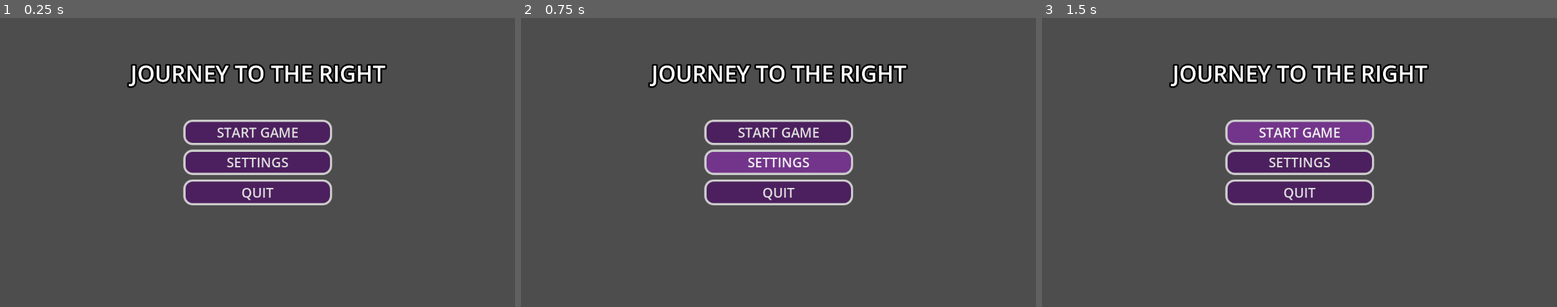
Above: before the commit, frames 1-3 (left to right).
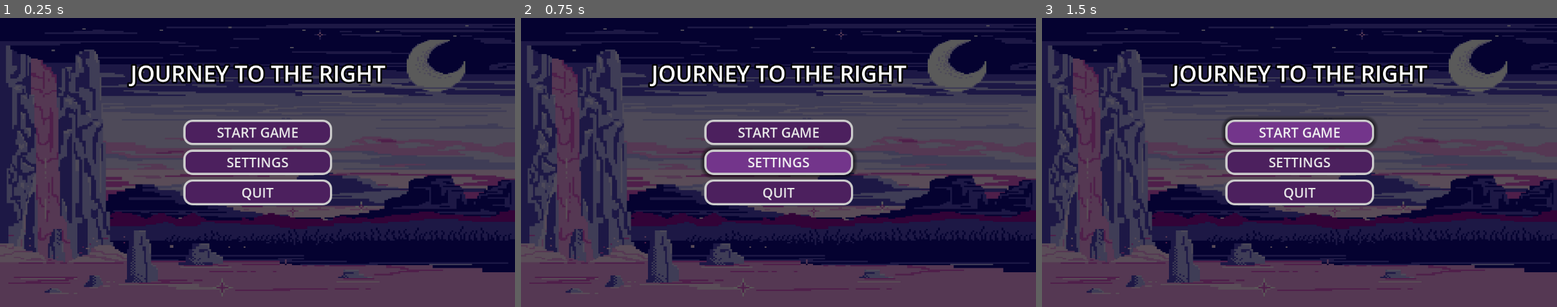
Above: after the commit, the same moments.

Repository: Sh4y-Cormac/MINI-IT-PROJECT-2-10
Game: Godot game, scene res://GUI Stuff/StartMenu.tscn
Two runs of this game, one before a commit and one after it. Both use one fixed random seed, a clock stepped at 60 frames per second and the inputs below. Before the commit the project starts from res://GUI Stuff/start menu.tscn.
Inputs:
- Up to frame 1 (0.25 s): no input
- Up to frame 2 (0.75 s): click "SETTINGS" at 0.5 s
- Up to frame 3 (1.5 s): click "START GAME" at 1.25 s

The runs differ from the first frame. In frame 1, 46% of the frame differs, in the area x 0-100%, y 0-96%; in frame 2, 46%; in frame 3, 46%.

Commit message:
Improved Start Screen

Diff:
--- /dev/null
+++ b/GUI Stuff/StartMenu.tscn
@@ -0,0 +1,135 @@
+[gd_scene load_steps=7 format=3 uid="uid://u7yluuk8jor6"]
+
+[ext_resource type="Texture2D" uid="uid://cvc446vm5vbqe" path="res://Assets/NotOfficialMainMenu.jpg" id="1_hif8q"]
+
+[sub_resource type="StyleBoxTexture" id="StyleBoxTexture_aeyej"]
+texture = ExtResource("1_hif8q")
+modulate_color = Color(0.355314, 0.355314, 0.355314, 1)
+
+[sub_resource type="StyleBoxEmpty" id="StyleBoxEmpty_jp6q8"]
+
+[sub_resource type="StyleBoxFlat" id="StyleBoxFlat_hif8q"]
+bg_color = Color(0.449249, 0.207784, 0.54507, 1)
+border_width_left = 5
+border_width_top = 5
+border_width_right = 5
+border_width_bottom = 5
+corner_radius_top_left = 20
+corner_radius_top_right = 20
+corner_radius_bottom_right = 20
+corner_radius_bottom_left = 20
+shadow_size = 10
+
+[sub_resource type="StyleBoxFlat" id="StyleBoxFlat_aeyej"]
+bg_color = Color(0.63985, 0.347404, 0.759364, 1)
+border_width_left = 5
+border_width_top = 5
+border_width_right = 5
+border_width_bottom = 5
+corner_radius_top_left = 20
+corner_radius_top_right = 20
+corner_radius_bottom_right = 20
+corner_radius_bottom_left = 20
+shadow_size = 15
+
+[sub_resource type="StyleBoxFlat" id="StyleBoxFlat_8s7a6"]
+bg_color = Color(0.298814, 0.125487, 0.367187, 1)
+border_width_left = 5
+border_width_top = 5
+border_width_right = 5
+border_width_bottom = 5
+corner_radius_top_left = 20
+corner_radius_top_right = 20
+corner_radius_bottom_right = 20
+corner_radius_bottom_left = 20
+
+[node name="StartMenu" type="Control"]
+layout_mode = 3
+anchors_preset = 15
+anchor_right = 1.0
+anchor_bottom = 1.0
+grow_horizontal = 2
+grow_vertical = 2
+
+[node name="Panel" type="Panel" parent="."]
+layout_mode = 1
+anchors_preset = 15
+anchor_right = 1.0
+anchor_bottom = 1.0
+grow_horizontal = 2
+grow_vertical = 2
+theme_override_styles/panel = SubResource("StyleBoxTexture_aeyej")
+
+[node name="VBoxContainer" type="VBoxContainer" parent="."]
+layout_mode = 1
+anchors_preset = 8
+anchor_left = 0.5
+anchor_top = 0.5
+anchor_right = 0.5
+anchor_bottom = 0.5
+offset_left = -166.5
+offset_top = -96.0
+offset_right = 166.5
+offset_bottom = 96.0
+grow_horizontal = 2
+grow_vertical = 2
+theme_override_constants/separation = 10
+
+[node name="Button" type="Button" parent="VBoxContainer"]
+layout_mode = 2
+size_flags_vertical = 3
+theme_override_colors/font_hover_pressed_color = Color(0.912289, 0.912289, 0.912289, 1)
+theme_override_colors/font_color = Color(0.912289, 0.912289, 0.912289, 1)
+theme_override_colors/font_focus_color = Color(0.912289, 0.912289, 0.912289, 1)
+theme_override_colors/font_pressed_color = Color(0.912289, 0.912289, 0.912289, 1)
+theme_override_font_sizes/font_size = 30
+theme_override_styles/focus = SubResource("StyleBoxEmpty_jp6q8")
+theme_override_styles/hover = SubResource("StyleBoxFlat_hif8q")
+theme_override_styles/pressed = SubResource("StyleBoxFlat_aeyej")
+theme_override_styles/normal = SubResource("StyleBoxFlat_8s7a6")
+text = "START GAME"
+
+[node name="Button2" type="Button" parent="VBoxContainer"]
+texture_filter = 1
+layout_mode = 2
+size_flags_vertical = 3
+theme_override_colors/font_hover_pressed_color = Color(0.912289, 0.912289, 0.912289, 1)
+theme_override_colors/font_color = Color(0.912289, 0.912289, 0.912289, 1)
+theme_override_colors/font_focus_color = Color(0.912289, 0.912289, 0.912289, 1)
+theme_override_colors/font_pressed_color = Color(0.912289, 0.912289, 0.912289, 1)
+theme_override_font_sizes/font_size = 30
+theme_override_styles/focus = SubResource("StyleBoxEmpty_jp6q8")
+theme_override_styles/hover = SubResource("StyleBoxFlat_hif8q")
+theme_override_styles/pressed = SubResource("StyleBoxFlat_aeyej")
+theme_override_styles/normal = SubResource("StyleBoxFlat_8s7a6")
+text = "SETTINGS"
+
+[node name="Button3" type="Button" parent="VBoxContainer"]
+texture_filter = 1
+layout_mode = 2
+size_flags_vertical = 3
+theme_override_colors/font_hover_pressed_color = Color(0.912289, 0.912289, 0.912289, 1)
+theme_override_colors/font_color = Color(0.912289, 0.912289, 0.912289, 1)
+theme_override_colors/font_focus_color = Color(0.912289, 0.912289, 0.912289, 1)
+theme_override_colors/font_pressed_color = Color(0.912289, 0.912289, 0.912289, 1)
+theme_override_font_sizes/font_size = 30
+theme_override_styles/focus = SubResource("StyleBoxEmpty_jp6q8")
+theme_override_styles/hover = SubResource("StyleBoxFlat_hif8q")
+theme_override_styles/pressed = SubResource("StyleBoxFlat_aeyej")
+theme_override_styles/normal = SubResource("StyleBoxFlat_8s7a6")
+text = "QUIT"
+
+[node name="Label" type="Label" parent="."]
+layout_mode = 1
+anchors_preset = 5
+anchor_left = 0.5
+anchor_right = 0.5
+offset_left = -284.0
+offset_top = 89.0
+offset_right = 286.0
+offset_bottom = 158.0
+grow_horizontal = 2
+theme_override_constants/outline_size = 15
+theme_override_constants/shadow_outline_size = 10
+theme_override_font_sizes/font_size = 50
+text = "JOURNEY TO THE RIGHT"
--- a/GUI Stuff/start menu.tscn
+++ /dev/null
@@ -1,106 +0,0 @@
-[gd_scene load_steps=5 format=3 uid="uid://bxoqa7urc8i2t"]
-
-[sub_resource type="StyleBoxEmpty" id="StyleBoxEmpty_rdjfg"]
-
-[sub_resource type="StyleBoxFlat" id="StyleBoxFlat_rdjfg"]
-bg_color = Color(0.449249, 0.207784, 0.54507, 1)
-border_width_left = 5
-border_width_top = 5
-border_width_right = 5
-border_width_bottom = 5
-corner_radius_top_left = 20
-corner_radius_top_right = 20
-corner_radius_bottom_right = 20
-corner_radius_bottom_left = 20
-
-[sub_resource type="StyleBoxFlat" id="StyleBoxFlat_8avw0"]
-bg_color = Color(0.63985, 0.347404, 0.759364, 1)
-border_width_left = 5
-border_width_top = 5
-border_width_right = 5
-border_width_bottom = 5
-corner_radius_top_left = 20
-corner_radius_top_right = 20
-corner_radius_bottom_right = 20
-corner_radius_bottom_left = 20
-
-[sub_resource type="StyleBoxFlat" id="StyleBoxFlat_hg0gf"]
-bg_color = Color(0.298814, 0.125487, 0.367187, 1)
-border_width_left = 5
-border_width_top = 5
-border_width_right = 5
-border_width_bottom = 5
-corner_radius_top_left = 20
-corner_radius_top_right = 20
-corner_radius_bottom_right = 20
-corner_radius_bottom_left = 20
-
-[node name="StartMenu" type="Control"]
-layout_mode = 3
-anchors_preset = 15
-anchor_right = 1.0
-anchor_bottom = 1.0
-grow_horizontal = 2
-grow_vertical = 2
-
-[node name="VBoxContainer" type="VBoxContainer" parent="."]
-layout_mode = 1
-anchors_preset = 8
-anchor_left = 0.5
-anchor_top = 0.5
-anchor_right = 0.5
-anchor_bottom = 0.5
-offset_left = -166.5
-offset_top = -96.0
-offset_right = 166.5
-offset_bottom = 96.0
-grow_horizontal = 2
-grow_vertical = 2
-theme_override_constants/separation = 10
-
-[node name="Button" type="Button" parent="VBoxContainer"]
-layout_mode = 2
-size_flags_vertical = 3
-theme_override_font_sizes/font_size = 30
-theme_override_styles/focus = SubResource("StyleBoxEmpty_rdjfg")
-theme_override_styles/hover = SubResource("StyleBoxFlat_rdjfg")
-theme_override_styles/pressed = SubResource("StyleBoxFlat_8avw0")
-theme_override_styles/normal = SubResource("StyleBoxFlat_hg0gf")
-text = "START GAME"
-
-[node name="Button2" type="Button" parent="VBoxContainer"]
-texture_filter = 1
-layout_mode = 2
-size_flags_vertical = 3
-theme_override_font_sizes/font_size = 30
-theme_override_styles/focus = SubResource("StyleBoxEmpty_rdjfg")
-theme_override_styles/hover = SubResource("StyleBoxFlat_rdjfg")
-theme_override_styles/pressed = SubResource("StyleBoxFlat_8avw0")
-theme_override_styles/normal = SubResource("StyleBoxFlat_hg0gf")
-text = "SETTINGS"
-
-[node name="Button3" type="Button" parent="VBoxContainer"]
-texture_filter = 1
-layout_mode = 2
-size_flags_vertical = 3
-theme_override_font_sizes/font_size = 30
-theme_override_styles/focus = SubResource("StyleBoxEmpty_rdjfg")
-theme_override_styles/hover = SubResource("StyleBoxFlat_rdjfg")
-theme_override_styles/pressed = SubResource("StyleBoxFlat_8avw0")
-theme_override_styles/normal = SubResource("StyleBoxFlat_hg0gf")
-text = "QUIT"
-
-[node name="Label" type="Label" parent="."]
-layout_mode = 1
-anchors_preset = 5
-anchor_left = 0.5
-anchor_right = 0.5
-offset_left = -284.0
-offset_top = 89.0
-offset_right = 286.0
-offset_bottom = 158.0
-grow_horizontal = 2
-theme_override_constants/outline_size = 15
-theme_override_constants/shadow_outline_size = 10
-theme_override_font_sizes/font_size = 50
-text = "JOURNEY TO THE RIGHT"
--- a/project.godot
+++ b/project.godot
@@ -11,6 +11,10 @@
 [application]
 
 config/name="MINI IT : 2-10"
-run/main_scene="uid://bxoqa7urc8i2t"
+run/main_scene="uid://u7yluuk8jor6"
 config/features=PackedStringArray("4.4", "GL Compatibility")
 config/icon="res://icon.svg"
+
+[rendering]
+
+renderer/rendering_method="mobile"
Binary file added: Assets/NotOfficialMainMenu.jpg
Not shown, added: Assets/NotOfficialMainMenu.jpg.import
